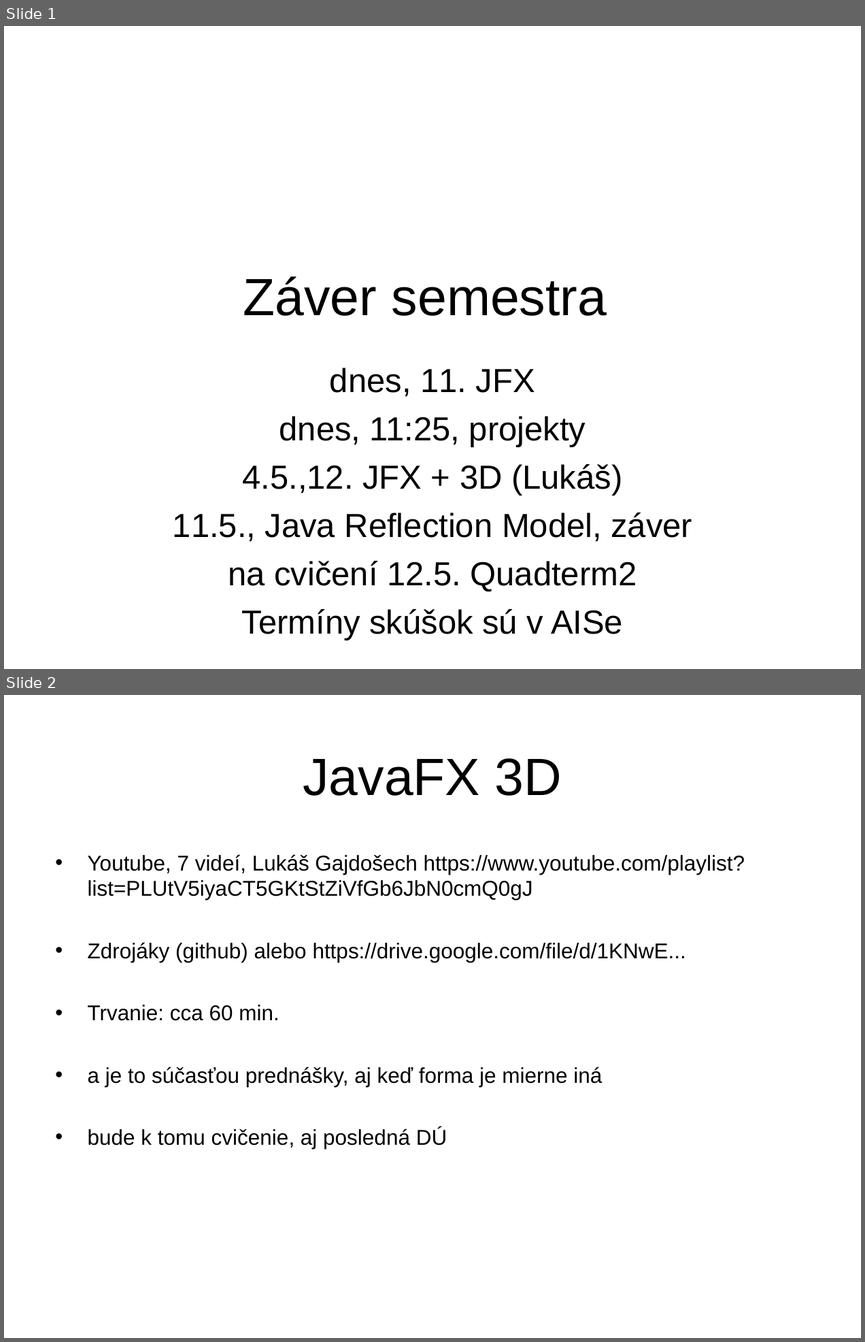
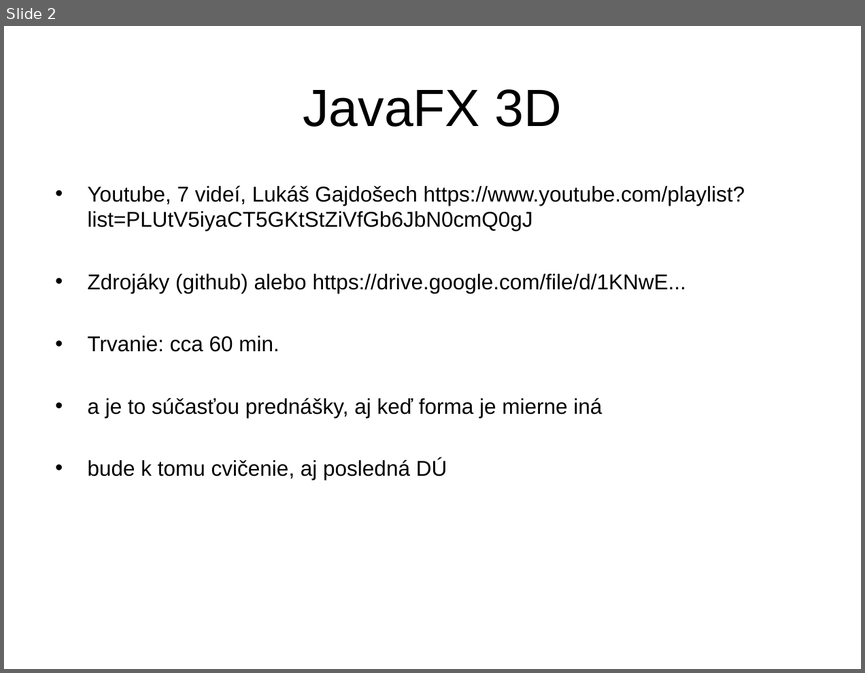
Before and after one commit to Programovanie4/Prednasky, a slide deck: 11/11_java.ppt. Shown one above the other, each under a label of ours: slides 1 and 2 before the commit, slide 2 after it. The pictures are 865x1342 and 865x673 pixels, drawn with LibreOffice and Linux fonts; fonts in the diff are those of the drawing. Boxes give left, top, right and bottom in pixels: in the first picture for what was removed or moved away, otherwise in the second. Text is boxed around its words. In the diff, an @@ line names an element or a change of style, - is before the commit and + after.

```diff
--- a/11/11_java.ppt
+++ b/11/11_java.ppt
@@ slide 1 removed at box(4, 26, 861, 669), background #FFFFFF @@
@@ title removed at box(243, 276, 607, 316) @@
-Záver semestra
@@ subtitle removed at box(173, 367, 692, 640) @@
-dnes, 11. JFX
-dnes, 11:25, projekty
-4.5.,12. JFX + 3D (Lukáš)
-11.5., Java Reflection Model, záver
-na cvičení 12.5. Quadterm2
-Termíny skúšok sú v AISe
```
Also in this commit, not shown: 2 slides changed, 1 slide added, 3 other files.
